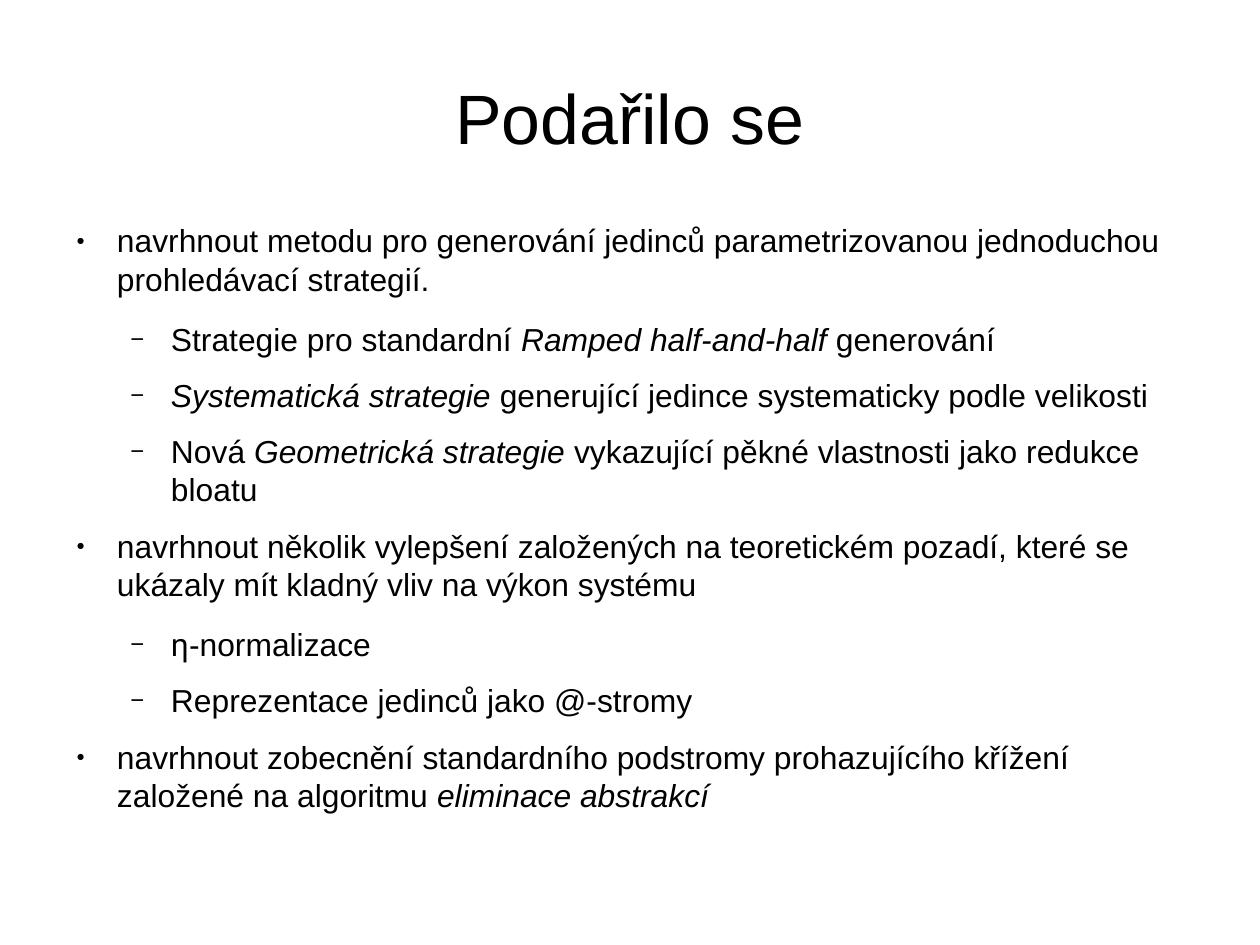
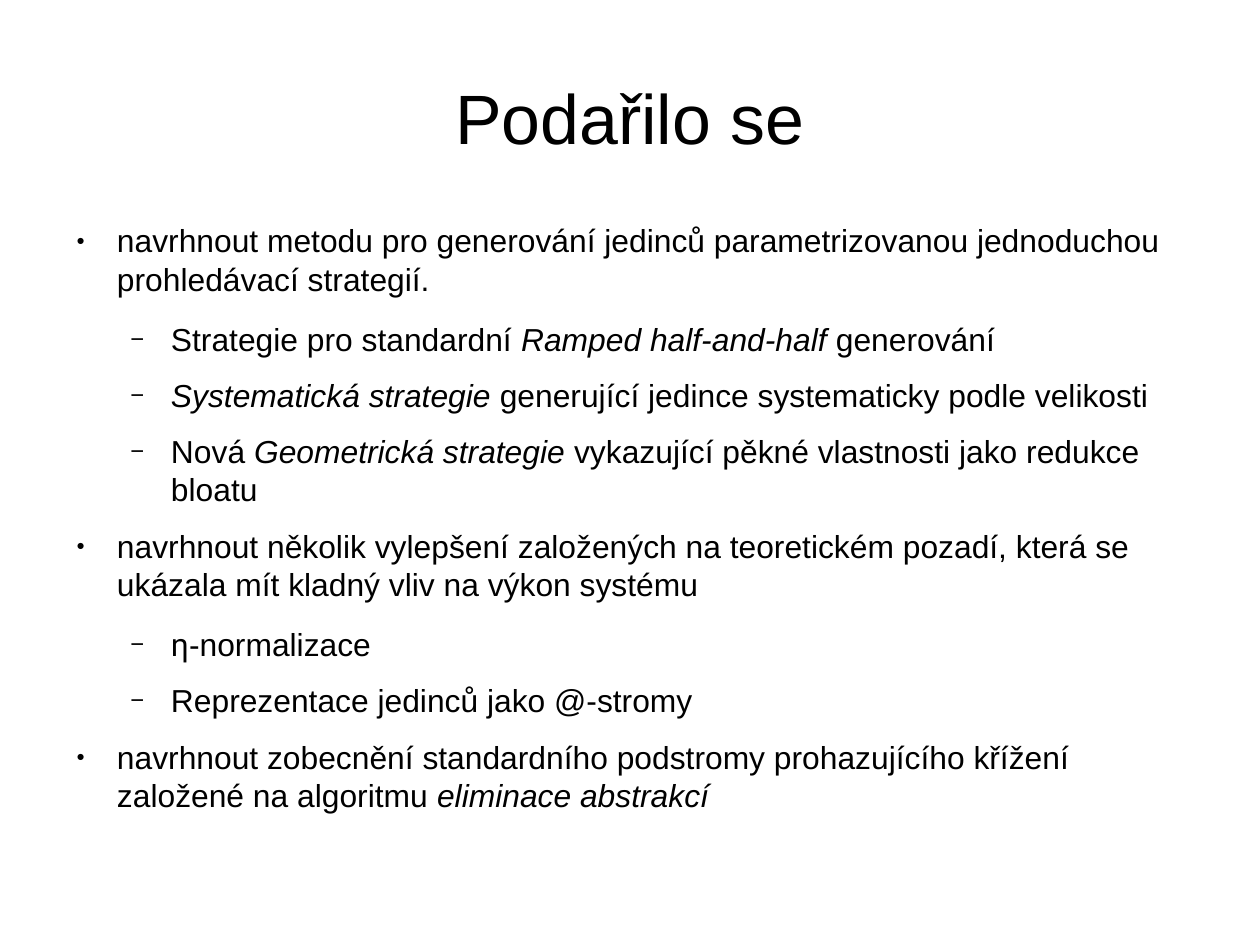
Before and after one commit to tomkren/fishtron, a slide deck: slide 5 of _docs/obha.odp. Drawn at 1260x945 pixels with LibreOffice and Linux fonts; fonts in the diff are those of the drawing. Boxes give left, top, right and bottom in pixels: in the first picture for what was removed or moved away, otherwise in the second. Text is boxed around its words. In the diff, an @@ line names an element or a change of style, - is before the commit and + after.

```diff
--- a/_docs/obha.odp
+++ b/_docs/obha.odp
@@ text at [117, 534, 1129, 601]: text changed @@
-● navrhnout několik vylepšení založených na teoretickém pozadí, které se ukázaly mít kladný vliv na výkon systému
+● navrhnout několik vylepšení založených na teoretickém pozadí, která se ukázala mít kladný vliv na výkon systému
```
Also in this commit, not shown: 1 other file.
